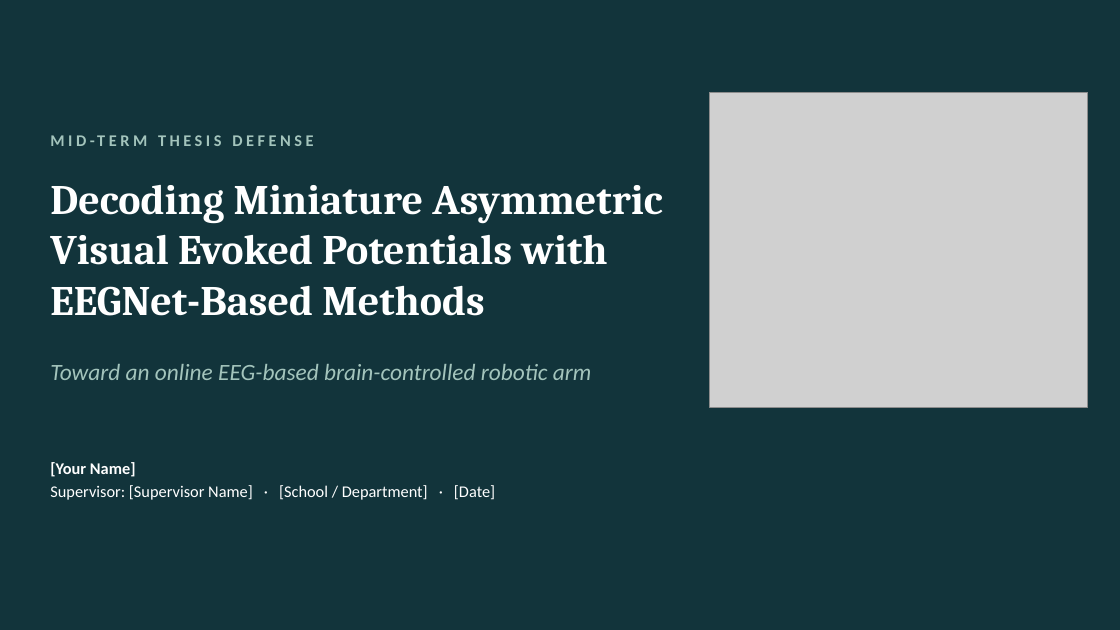
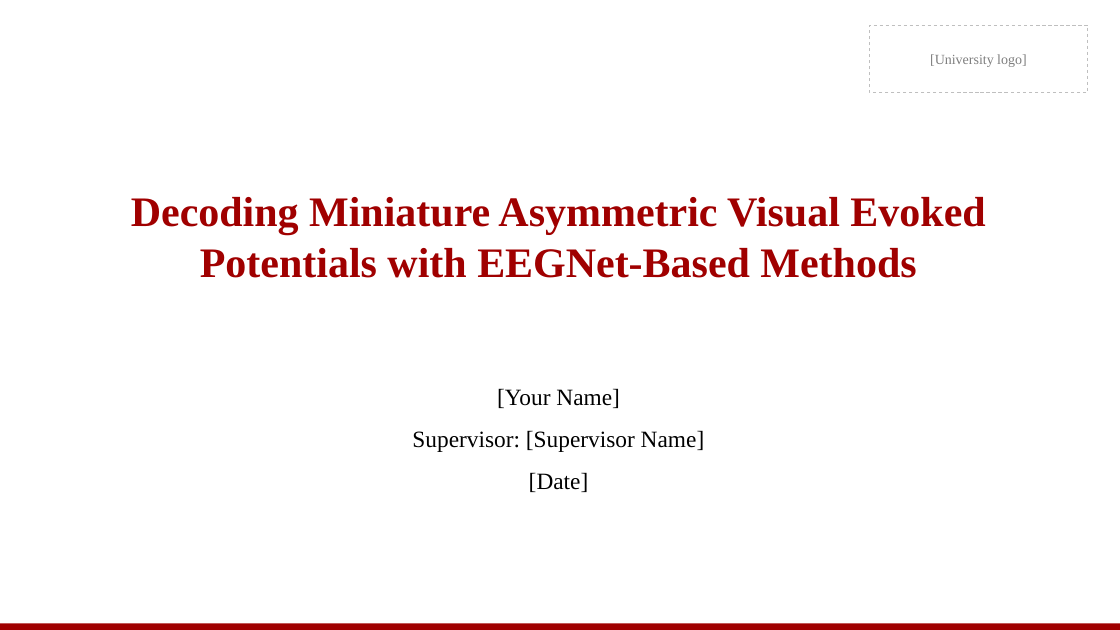
Before and after one commit to HongyuMaaa/EEG, a slide deck: slide 1 of presentation/midterm_defense_sample.pptx. Drawn at 1120x630 pixels with LibreOffice and Linux fonts; fonts in the diff are those of the drawing; grey boxes stand for pictures. Boxes give left, top, right and bottom in pixels: in the first picture for what was removed or moved away, otherwise in the second. Text is boxed around its words. In the diff, an @@ line names an element or a change of style, - is before the commit and + after.

```diff
--- a/presentation/midterm_defense_sample.pptx
+++ b/presentation/midterm_defense_sample.pptx
@@ background #12343B to #FFFFFF @@
@@ rectangle added at bbox=[870, 25, 1088, 92], fill #FFFFFF, outline #BFBFBF 0.75 pt dashed @@
@@ text added at bbox=[930, 54, 1027, 67], 12 pt, text #7F7F7F @@
+[University logo]
@@ picture removed at bbox=[710, 92, 1088, 408] @@
@@ text removed at bbox=[50, 130, 655, 164] @@
-MID-TERM THESIS DEFENSE
@@ title "Decoding Miniature Asymmetric Visual Evoked ...": place and size @@
-title "Decoding Miniature Asymmetric Visual Evoked ..." at bbox=[50, 185, 662, 316]
+title "Decoding Miniature Asymmetric Visual Evoked ..." at bbox=[131, 197, 985, 278]
@@ title "Decoding Miniature Asymmetric Visual Evoked ..." at bbox=[131, 197, 985, 278]: font Cambria to Times New Roman, text colour #FFFFFF to #A00000; alignment left to centre; vertical alignment top to middle @@
@@ text removed at bbox=[50, 364, 591, 380] @@
-Toward an online EEG-based brain-controlled robotic arm
@@ text "[Your Name]": place and size @@
-text "[Your Name]" at bbox=[50, 462, 495, 500]
+text "[Your Name]" at bbox=[412, 388, 705, 492]
@@ text at bbox=[497, 388, 620, 408]: size 14 to 20 pt, font Calibri to Times New Roman, text colour #FFFFFF to #000000, bold off in "[Your Name]"; alignment left to centre; more space between paragraphs @@
@@ text at bbox=[412, 430, 705, 492]: text changed; size 14 to 20 pt; font Calibri to Times New Roman; text colour #FFFFFF to #000000 @@
-Supervisor: [Supervisor Name] · [School / Department] · [Date]
+Supervisor: [Supervisor Name]
+[Date]
@@ rectangle added at bbox=[0, 623, 1120, 630], fill #A00000 @@
```
Also in this commit, not shown: 3 other slides changed, 3 slides added, 1 slide removed, 1 other file.
